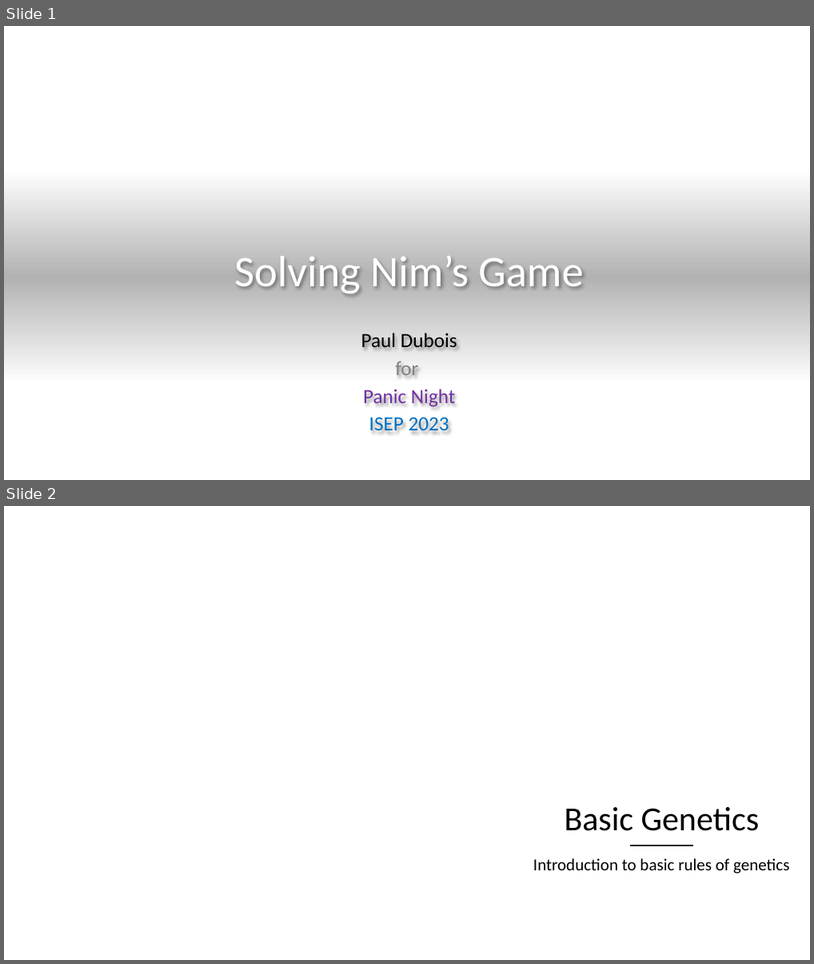
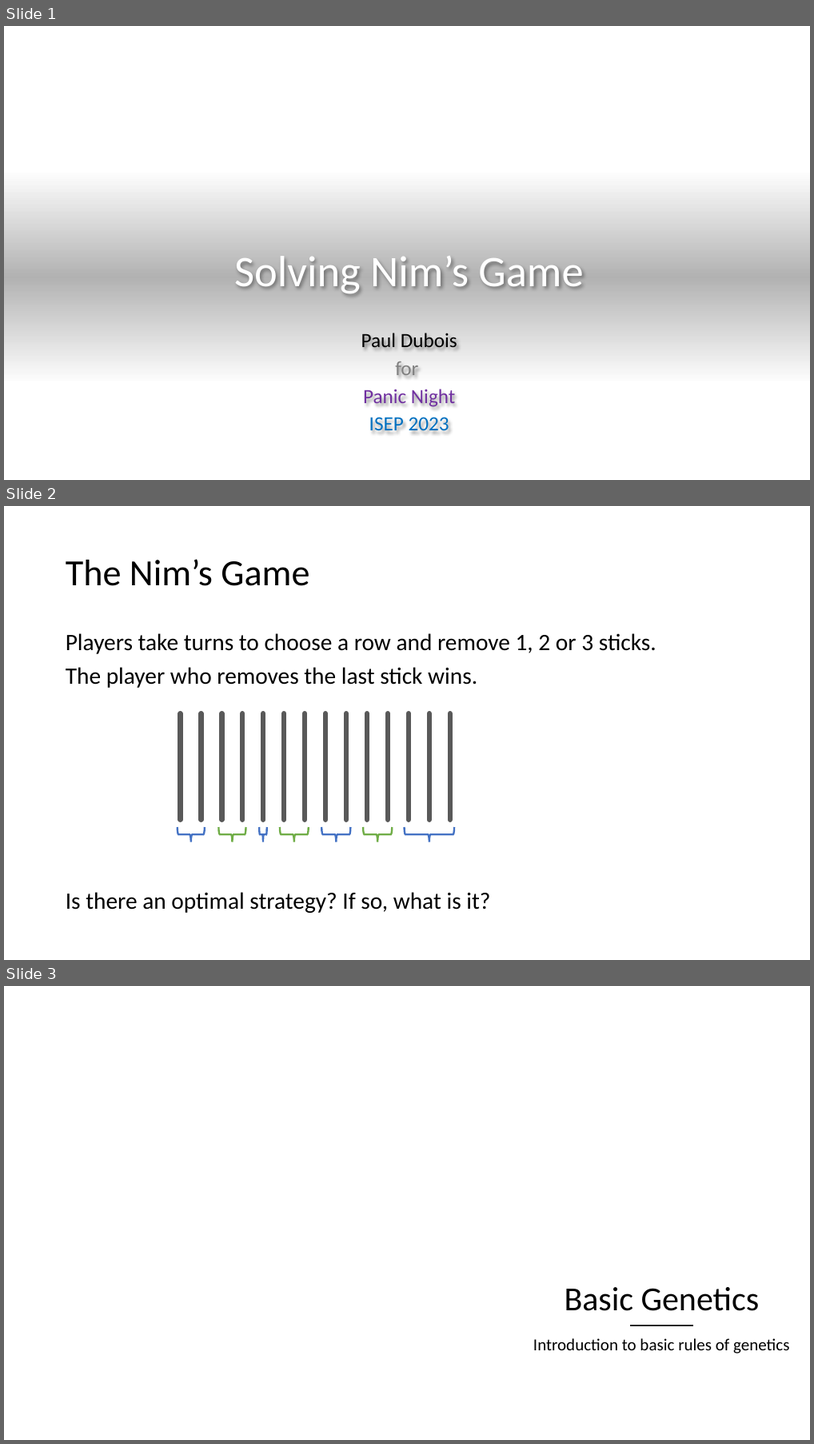
Before and after one commit to pauldubois98/PanicNightWorkshop, a slide deck: SolvingNimsGame.pptx. Shown one above the other, each under a label of ours: slides 1 and 2 before the commit, slides 1, 2 and 3 after it. The pictures are 814x964 and 814x1444 pixels, drawn with LibreOffice and Linux fonts; fonts in the diff are those of the drawing; background and template pictures are left out. Boxes give left, top, right and bottom in pixels: in the first picture for what was removed or moved away, otherwise in the second. Text is boxed around its words. In the diff, an @@ line names an element or a change of style, - is before the commit and + after.

Commit message:
added Nim's game slide

```diff
--- a/SolvingNimsGame.pptx
+++ b/SolvingNimsGame.pptx
@@ slide 2 added at (4,506,810,960), background #FFFFFF @@
@@ title added at (66,559,310,586), 44 pt, text #000000 @@
+The Nim’s Game
@@ text added at (66,633,657,688), 28 pt, text #000000 @@
+Players take turns to choose a row and remove 1, 2 or 3 sticks.
+The player who removes the last stick wins.
@@ group added at (181,713,450,820): 14 lines @@
@@ right brace added at (178,827,205,842), outline #4472C4 2.25 pt @@
@@ right brace added at (218,827,246,842), outline #70AD47 2.25 pt @@
@@ right brace added at (259,827,267,842), outline #4472C4 2.25 pt @@
@@ right brace added at (281,827,309,842), outline #70AD47 2.25 pt @@
@@ right brace added at (322,827,351,842), outline #4472C4 2.25 pt @@
@@ right brace added at (364,827,393,842), outline #70AD47 2.25 pt @@
@@ right brace added at (405,827,454,842), outline #4472C4 2.25 pt @@
@@ text added at (66,892,490,912), 28 pt, text #000000 @@
+Is there an optimal strategy? If so, what is it?
@@ what was slide 2 is now slide 3 @@
```
